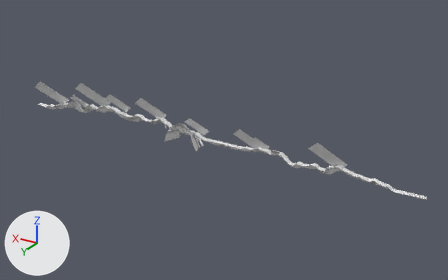
The FBX model Assets/Arts/Map/Models/Theme_02/Desert_14.fbx, before and after one commit.
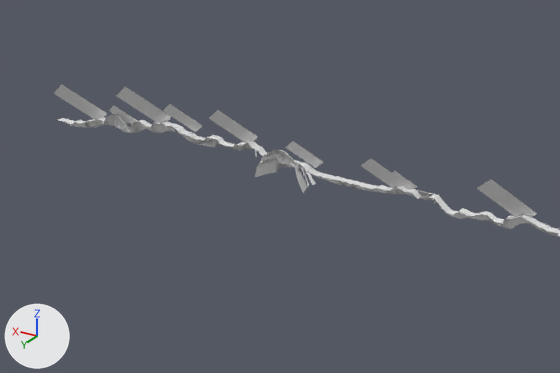
The first picture shows the older version from a camera (50 mm lens) standing at (-281.0, 1484.0, 768.0) and looking at (612.0, -5.0, 24.0). The close-ups show both versions on the part from 0% to 81% of the width and 10% to 96% of the height of that picture; other places that the commit changed are outside them. The lights are fixed; the arrows at lower left show +X, +Y and +Z. Where no turn or scale is listed for an object, it has been applied to the vertices. Vertices at the same position are counted once.

Objects in the first close-up: 'Ground_01', 'Light_01', 'Mountain_01'.
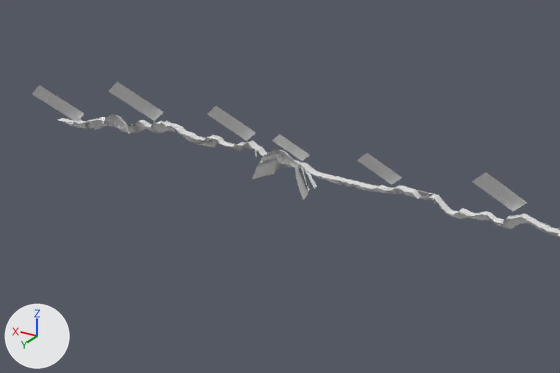
Pixel boxes (x1, y1, x2, y2) of what changed, in the close-ups (560 x 373 px; the box of a moved part takes in the faces that stretch with it):
'Light_01', reshaped: before (54, 84, 537, 217); after (32, 82, 527, 211)
part 1 of me_mesh_009, moved or reshaped: before (54, 84, 107, 122); after (32, 85, 84, 122)
part 2 of me_mesh_009, moved or reshaped: before (116, 87, 171, 126); after (109, 82, 163, 121)
part 3 of me_mesh_009, moved or reshaped: before (477, 179, 532, 216); after (472, 172, 527, 211)
part 4 of me_mesh_009, rebuilt: before (361, 158, 402, 190); after (357, 153, 402, 185)
part 5 of me_mesh_009, rebuilt: before (209, 110, 257, 145); after (207, 106, 256, 141)
part 6 of me_mesh_009, deleted: before (109, 104, 537, 217)
part 7 of me_mesh_009, built on: after (272, 134, 310, 161)

Diff of the bpy script that builds the scene:
```diff
--- a/Assets/Arts/Map/Models/Theme_02/Desert_14.fbx.py
+++ b/Assets/Arts/Map/Models/Theme_02/Desert_14.fbx.py
@@ me_mesh_009 @@
 # used by ob_light_01; location = (779.0, 28.0, 76.0)
-me_mesh_009.from_pydata(...)  # 480 vertices, 160 faces; spans x -560.0..560.0, y -33.0..33.0, z -64.0..64.0
+me_mesh_009.from_pydata(...)  # 282 vertices, 94 faces; spans x -541.0..632.0, y -33.0..33.0, z -78.0..71.0
+# me_mesh_009 part 1: the loose piece of 6 vertices spanning x 462.0..560.0, y -28.0..33.0, z -64.0..37.0 is moved by (72.0, 0.0, -14.0)
+# me_mesh_009 part 2: the loose piece of 6 vertices spanning x 271.0..368.0, y -28.0..33.0, z -37.0..64.0 is moved by (21.0, 0.0, 7.0)
+# me_mesh_009 part 3: the loose piece of 6 vertices spanning x -551.0..-465.0, y -29.0..25.0, z -56.0..33.0 is moved by (10.0, 0.0, 11.0)
+# me_mesh_009 part 4: the loose piece of 6 vertices spanning x -302.0..-229.0, y -24.0..21.0, z -56.0..20.0 is rebuilt with 6 vertices and now spans x -294.0..-221.0, y -24.0..21.0, z -46.0..30.0
+# me_mesh_009 part 5: the loose piece of 6 vertices spanning x 42.0..126.0, y -28.0..24.0, z -35.0..52.0 is rebuilt with 6 vertices and now spans x 46.0..130.0, y -28.0..24.0, z -27.0..60.0
+# me_mesh_009 part 6: 43 loose pieces with 258 vertices, spanning x -560.0..423.0, y -33.0..13.0, z -57.0..37.0, are deleted
+# me_mesh_009 part 7: 12 vertices removed from x 57.0..93.0, y -21.0..-1.0, z -9.0..12.0; 72 vertices added at x -83.0..97.0, y -33.0..9.0, z -44.0..27.0
 me_mesh_009.materials.append(mat_light_mat_02)
```
